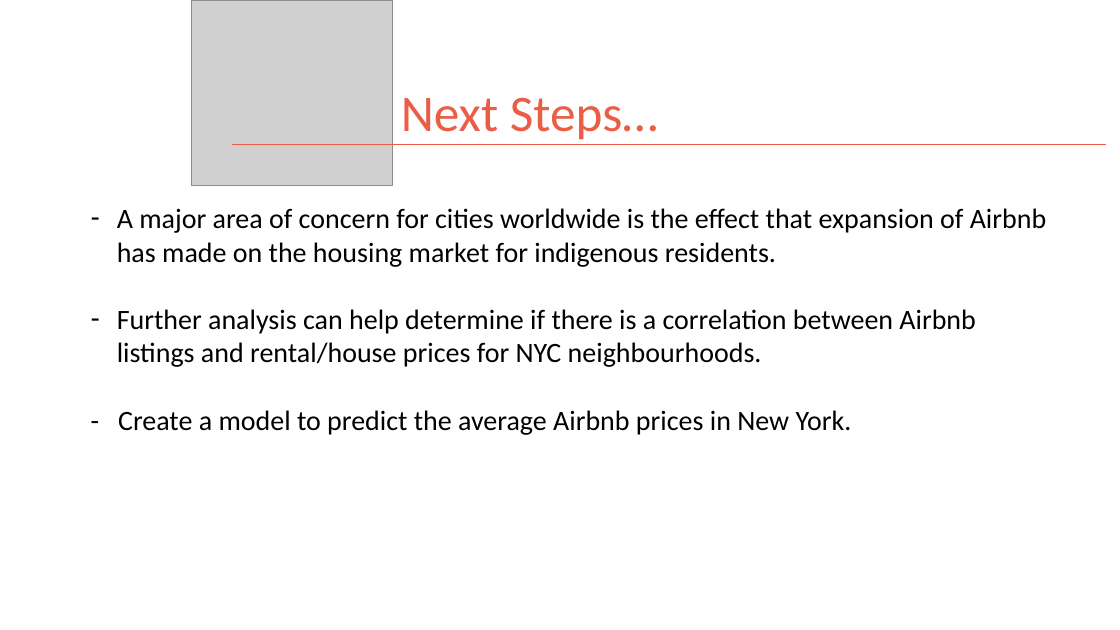
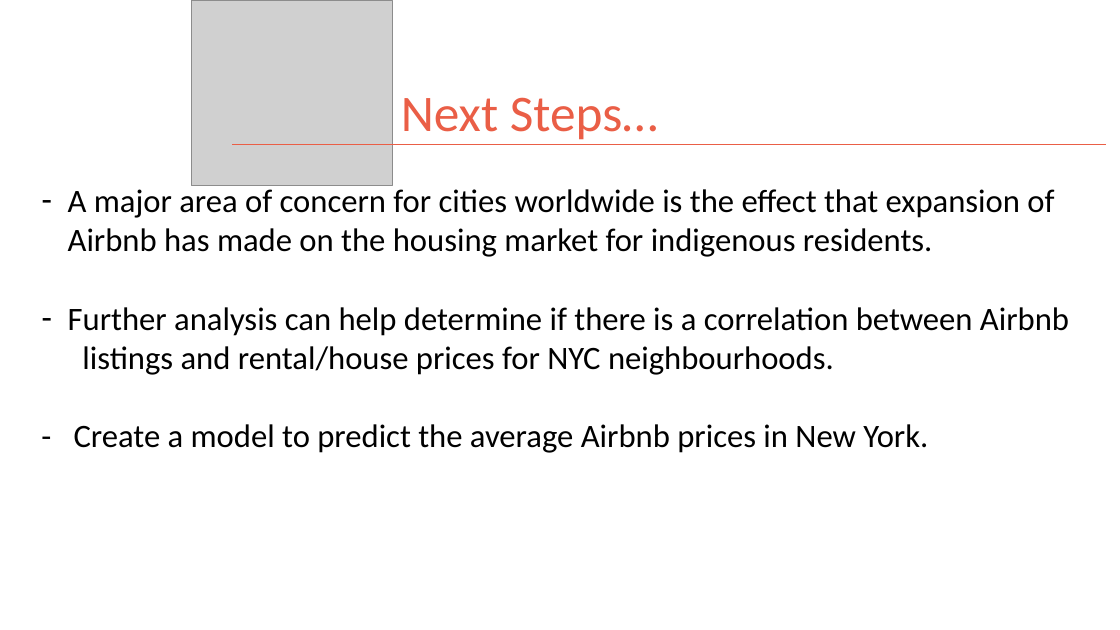
Before and after one commit to kman4/Airbnb_analysis_NYC, a slide deck: slide 15 of Airbnb NYC Analysis Presentation Deck.pptx (slide 13 before the commit). Drawn at 1120x630 pixels with LibreOffice and Linux fonts; fonts in the diff are those of the drawing; grey boxes stand for pictures. Boxes give left, top, right and bottom in pixels: in the first picture for what was removed or moved away, otherwise in the second. Text is boxed around its words. In the diff, an @@ line names an element or a change of style, - is before the commit and + after.

```diff
--- a/Airbnb NYC Analysis Presentation Deck.pptx
+++ b/Airbnb NYC Analysis Presentation Deck.pptx
@@ text "A major area of concern ..." moved from (x1=117, y1=208, x2=1046, y2=435) to (x1=68, y1=185, x2=1069, y2=453) @@
@@ text "A major area of concern ..." at (x1=68, y1=185, x2=1069, y2=453): size 24 to 28 pt @@
```
Also in this commit, not shown: 2 other slides changed, 3 slides added, 1 slide removed.
